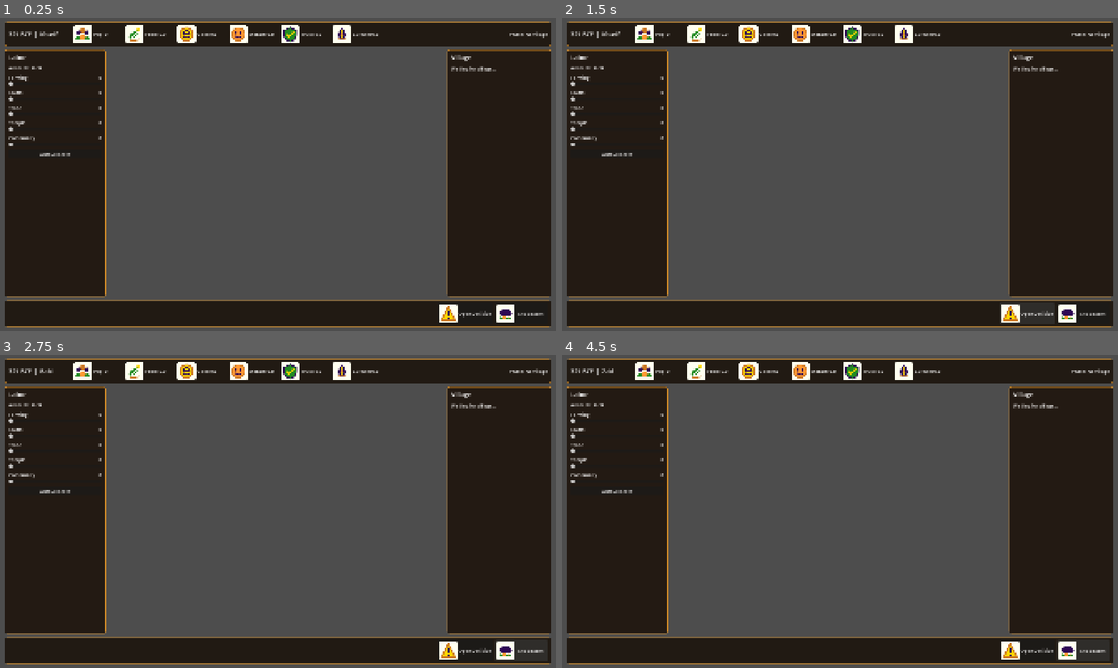
Above: before the commit, frames 1-4 (two rows, left to right).
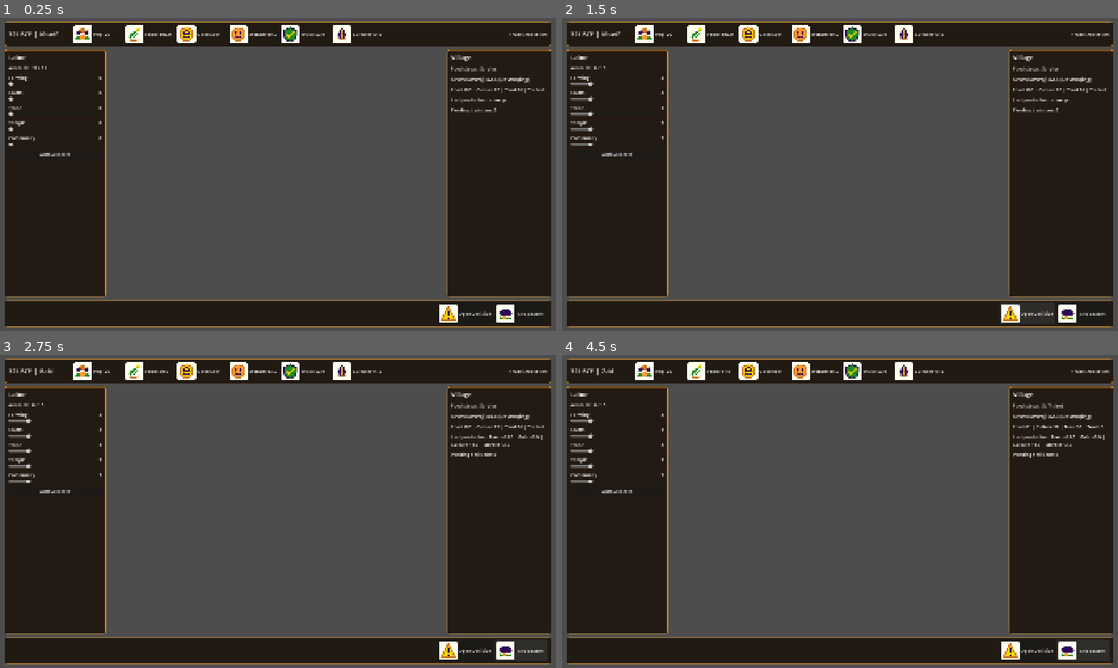
Above: after the commit, the same moments.

Repository: Dhruvacube/purusharthas
Game: Godot game, scene res://main.tscn
Two runs of this game, one before a commit and one after it. Both use one fixed random seed, a clock stepped at 60 frames per second and the inputs below.
Inputs:
- Up to frame 1 (0.25 s): no input
- Up to frame 2 (1.5 s): click "Auto Allocate" at 0.5 s; click "Open Decision" at 1.25 s
- Up to frame 3 (2.75 s): click "End Season" at 2 s
- Up to frame 4 (4.5 s): click "Auto Allocate" at 2.75 s; click "Open Decision" at 3.5 s; click "End Season" at 4.25 s

The runs differ from the first frame. In frame 1, 0.6% of the frame differs, in the area x 5-99%, y 4-31%; in frame 2, 0.8%; in frame 3, 0.9%; in frame 4, 1.0%, in the area x 1-99%, y 4-41%.

Commit message:
Defer layer instance attachment

Diff:
--- a/purusharthas/core/game_manager.gd
+++ b/purusharthas/core/game_manager.gd
@@ -223,7 +223,7 @@
 
 	var instance: Node = scene.instantiate()
 	instance.name = "Layer_%s" % Layer.keys()[layer]
-	get_tree().root.add_child(instance)
+	get_tree().root.add_child.call_deferred(instance)
 	_layer_instances[layer] = instance
 
 
